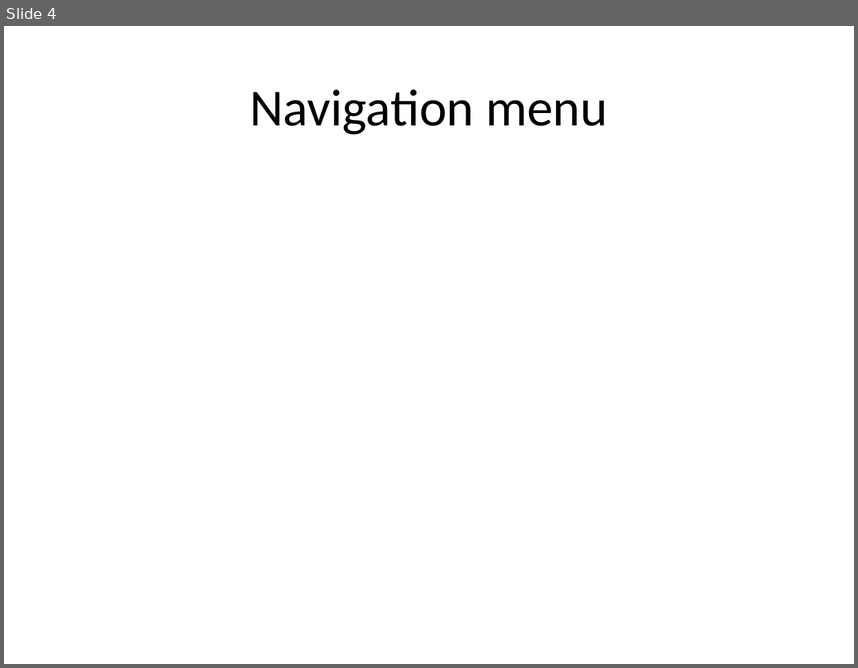
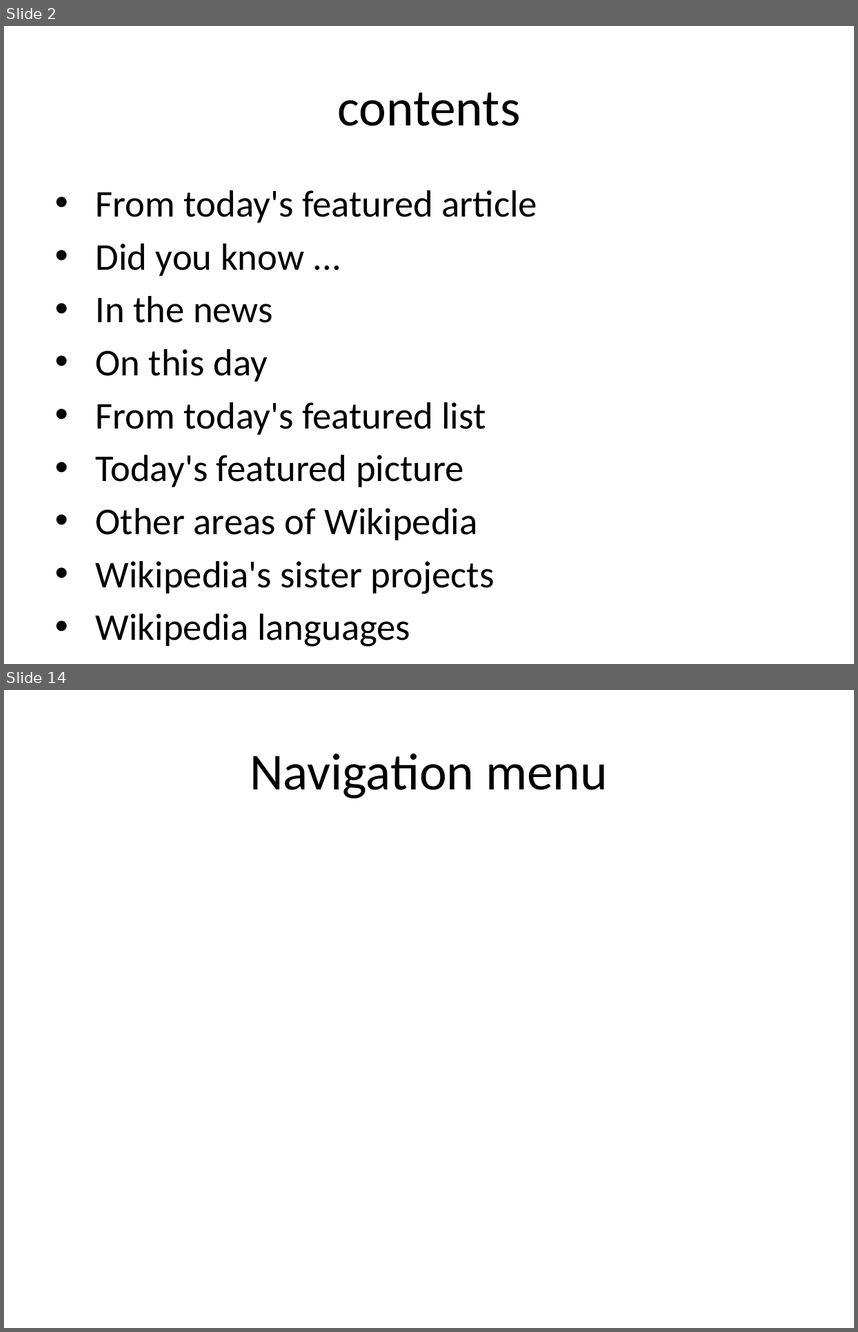
Before and after one commit to eppisai/Uplift---Smart-educational-Platform, a slide deck: AutoPPT-main/AutoPPT-main/something.pptx. Shown one above the other, each under a label of ours: slide 4 before the commit, slides 2 and 14 after it; the slides between them are not shown. The pictures are 858x668 and 858x1332 pixels, drawn with LibreOffice and Linux fonts; fonts in the diff are those of the drawing. Boxes give left, top, right and bottom in pixels: in the first picture for what was removed or moved away, otherwise in the second. Text is boxed around its words. In the diff, an @@ line names an element or a change of style, - is before the commit and + after.

```diff
--- a/AutoPPT-main/AutoPPT-main/something.pptx
+++ b/AutoPPT-main/AutoPPT-main/something.pptx
@@ slide 2 added at <box>4,26,854,664</box>, background #FFFFFF @@
@@ title added at <box>337,92,520,126</box>, 44 pt, text #000000 @@
+contents
@@ text added at <box>96,190,537,594</box>, 32 pt, text #000000 @@
+• From today's featured article
+• Did you know ...
+• In the news
+• On this day
+• From today's featured list
+• Today's featured picture
+• Other areas of Wikipedia
+• Wikipedia's sister projects
+• Wikipedia languages
@@ what was slide 4 is now slide 14 @@
```
Also in this commit, not shown: 2 slides changed, 12 other slides added, 1 slide removed, 6 other files.
